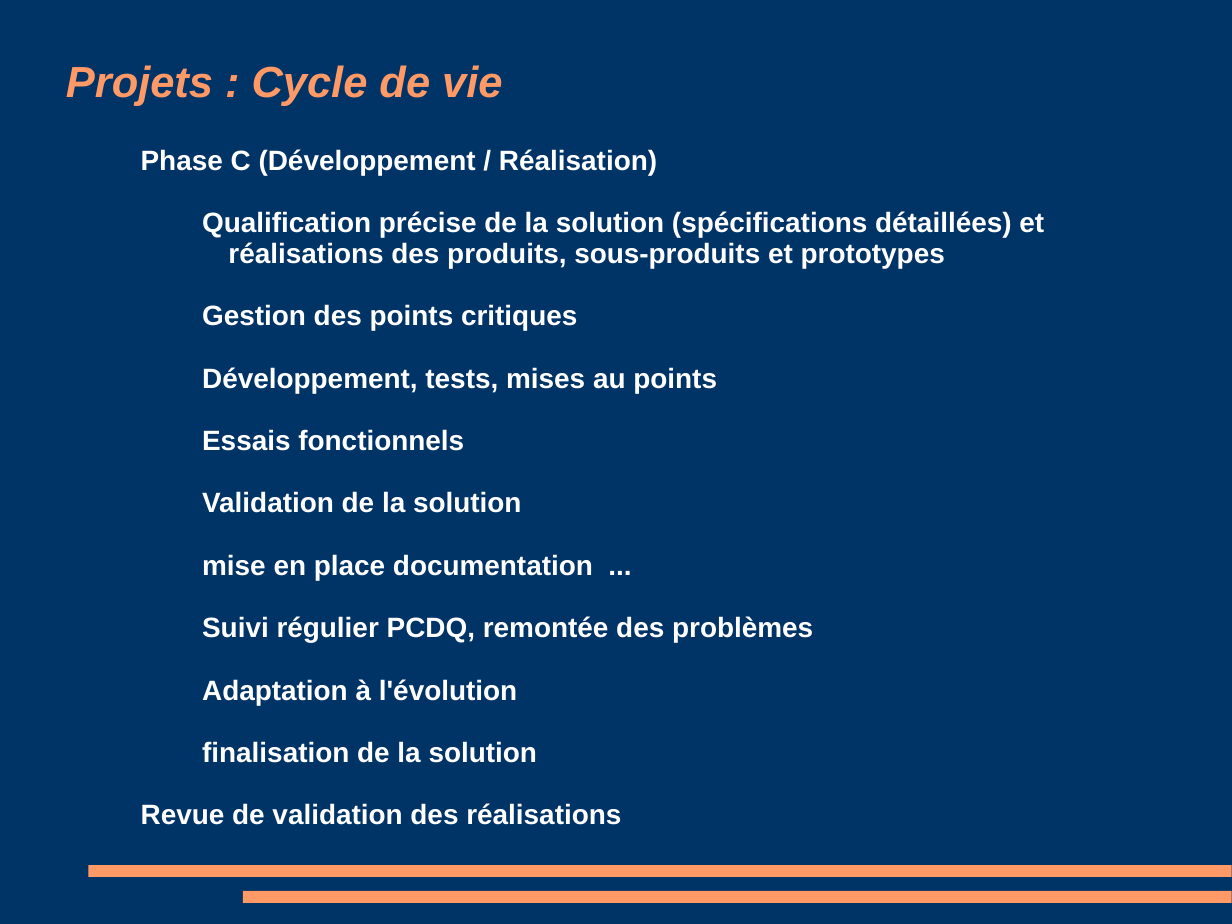
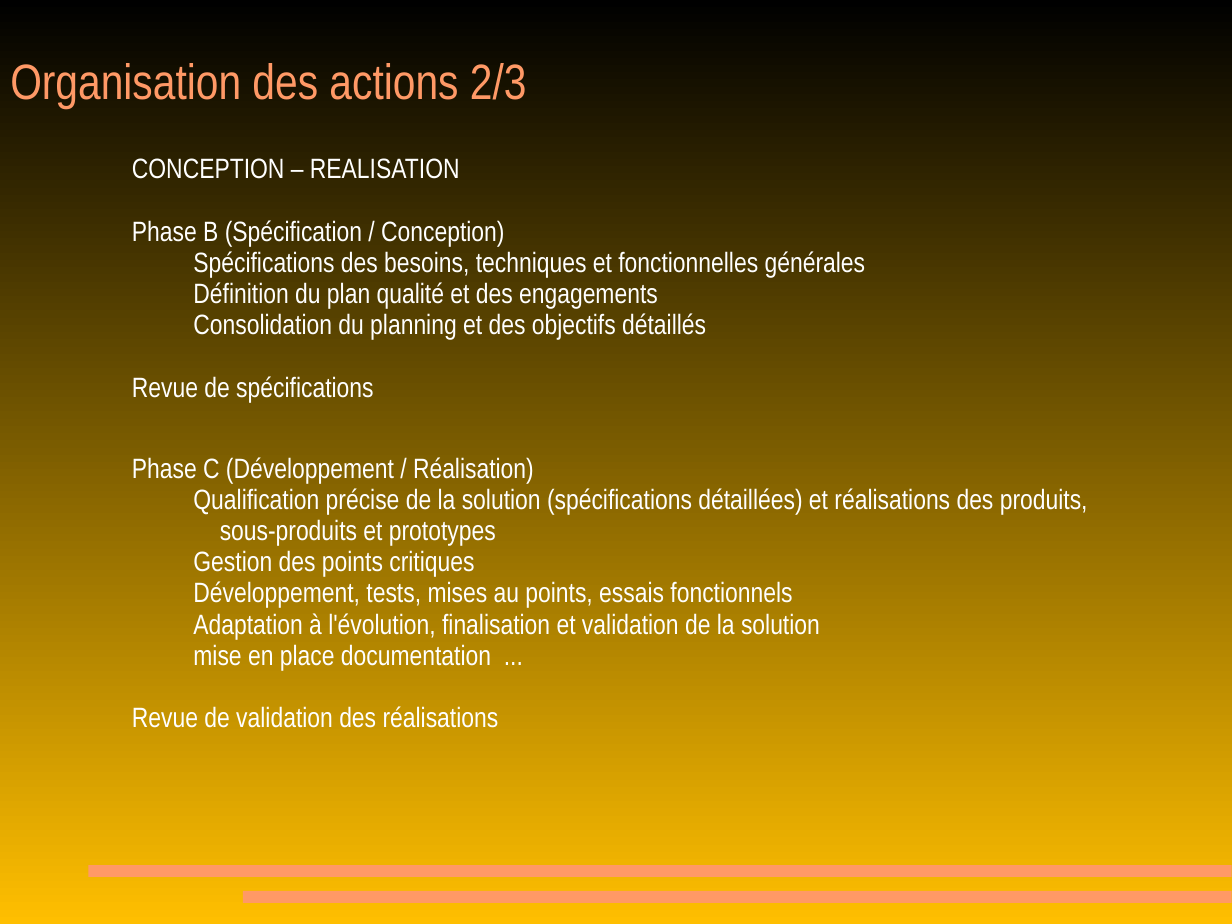
Before and after one commit to MichaelMondou/Cours, a slide deck: slide 8 of Gestion de projet/010 cours 1 gestion projet.pps. Drawn at 1232x924 pixels with LibreOffice and Linux fonts; fonts in the diff are those of the drawing. Boxes give left, top, right and bottom in pixels: in the first picture for what was removed or moved away, otherwise in the second. Text is boxed around its words. In the diff, an @@ line names an element or a change of style, - is before the commit and + after.

Commit message:
Les PDFs de gestion de projet à jour.

```diff
--- a/Gestion de projet/010 cours 1 gestion projet.pps
+++ b/Gestion de projet/010 cours 1 gestion projet.pps
@@ background #003366 to gradient #000000 to #FFBF00 @@
@@ text at (10,63,527,109): text changed; size 28 to 32 pt; font Arial to Arial Narrow; bold off; italic off @@
-Projets : Cycle de vie
+Organisation des actions 2/3
@@ text added at (132,158,865,402), 18 pt, text #FFFFFF @@
+    CONCEPTION – REALISATION
+    Phase B (Spécification / Conception)
+      Spécifications des besoins, techniques et fonctionnelles générales
+      Définition du plan qualité et des engagements
+      Consolidation du planning et des objectifs détaillés
+    Revue de spécifications
@@ text "Phase C (Développement / Réalisation)": place and size @@
-text "Phase C (Développement / Réalisation)" at (141,149,1044,825)
+text "Phase C (Développement / Réalisation)" at (132,457,1088,728)
@@ text at (132,457,1088,728): font Arial to Arial Narrow, bold off in "Phase C (Développement / Réalisation)", "Qualification précise de la solution (spécifications détaill ...", "Gestion des points critiques", "mise en place documentation ..." and 1 more places @@
@@ text at (193,581,820,639): text changed; font Arial to Arial Narrow; bold off @@
-      Développement, tests, mises au points
-      Essais fonctionnels
-      Validation de la solution
+      Développement, tests, mises au points, essais fonctionnels
+      Adaptation à l'évolution, finalisation et validation de la solution
@@ text at (202,616,813,763): paragraphs removed @@
-      Suivi régulier PCDQ, remontée des problèmes
-      Adaptation à l'évolution
-      finalisation de la solution
```
Also in this commit, not shown: 5 other slides changed, 9 slides added, 8 slides removed, 9 other files.
